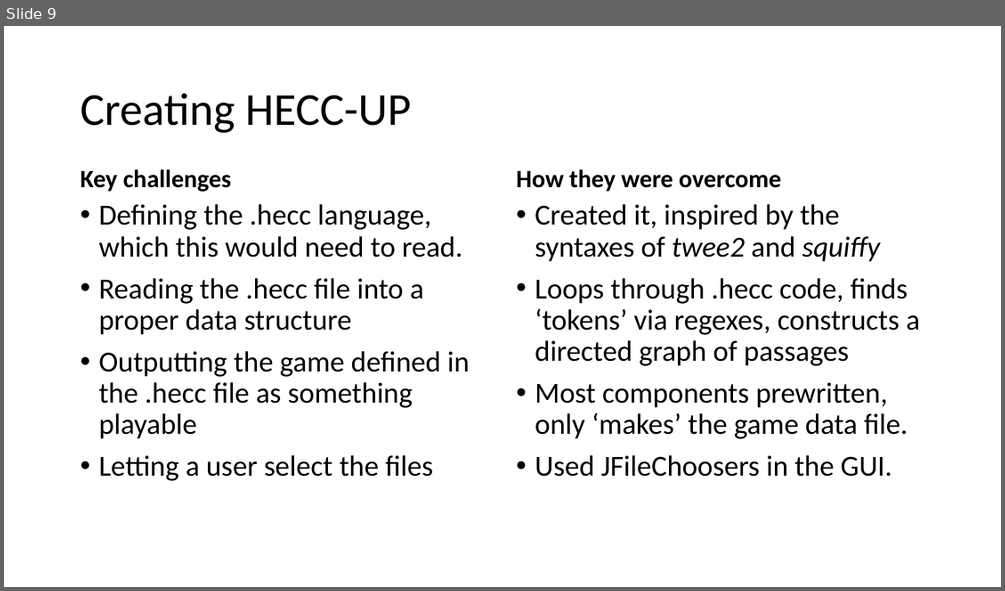
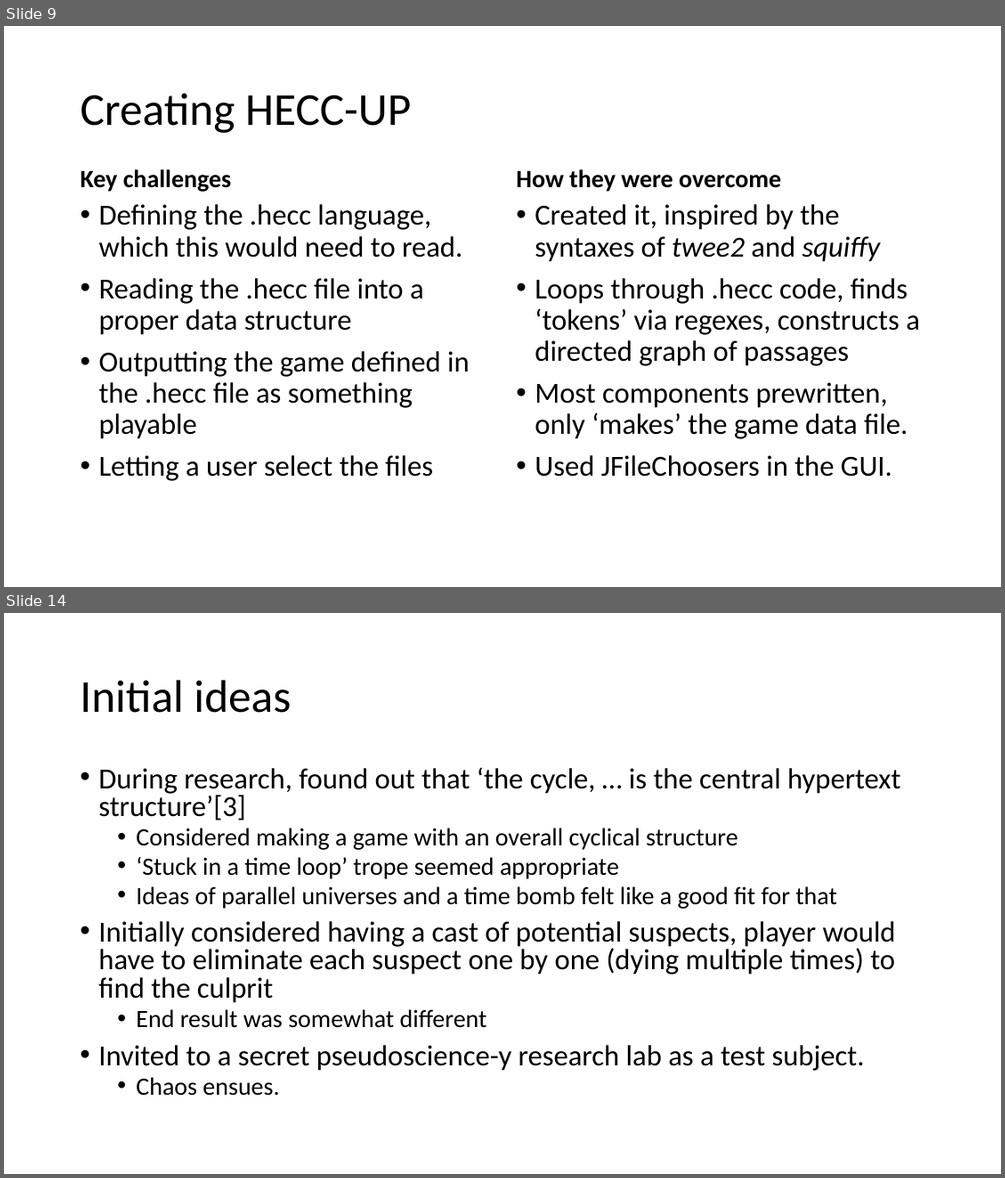
Before and after one commit to 11BelowStudio/HECC-IT, a slide deck: Reports n such/PDO presentation.pptx. Shown one above the other, each under a label of ours: slide 9 before the commit, slides 9 and 14 after it; the slides between them are not shown. The pictures are 1005x591 and 1005x1178 pixels, drawn with LibreOffice and Linux fonts; fonts in the diff are those of the drawing. Boxes give left, top, right and bottom in pixels: in the first picture for what was removed or moved away, otherwise in the second. Text is boxed around its words. In the diff, an @@ line names an element or a change of style, - is before the commit and + after.

Commit message:
Finished writing the presentation itself. Time to prepare the demonstration .hecc files.

```diff
--- a/Reports n such/PDO presentation.pptx
+++ b/Reports n such/PDO presentation.pptx
@@ slide 14 added at box(4, 613, 1001, 1174), background #FFFFFF @@
@@ title added at box(80, 680, 291, 713), 44 pt, text #000000 @@
+Initial ideas
@@ text added at box(98, 767, 900, 1095), 28 pt, text #000000 @@
+• During research, found out that ‘the cycle, … is the central hypertext structure’[3]
+  • Considered making a game with an overall cyclical structure
+  • ‘Stuck in a time loop’ trope seemed appropriate
+  • Ideas of parallel universes and a time bomb felt like a good fit for that
+• Initially considered having a cast of potential suspects, player would have to eliminate each suspect one by one (dying multiple times) to find the culprit
+  • End result was somewhat different
+• Invited to a secret pseudoscience-y research lab as a test subject.
+  • Chaos ensues.
```
Also in this commit, not shown: 6 slides changed, 11 other slides added, 7 other files.
